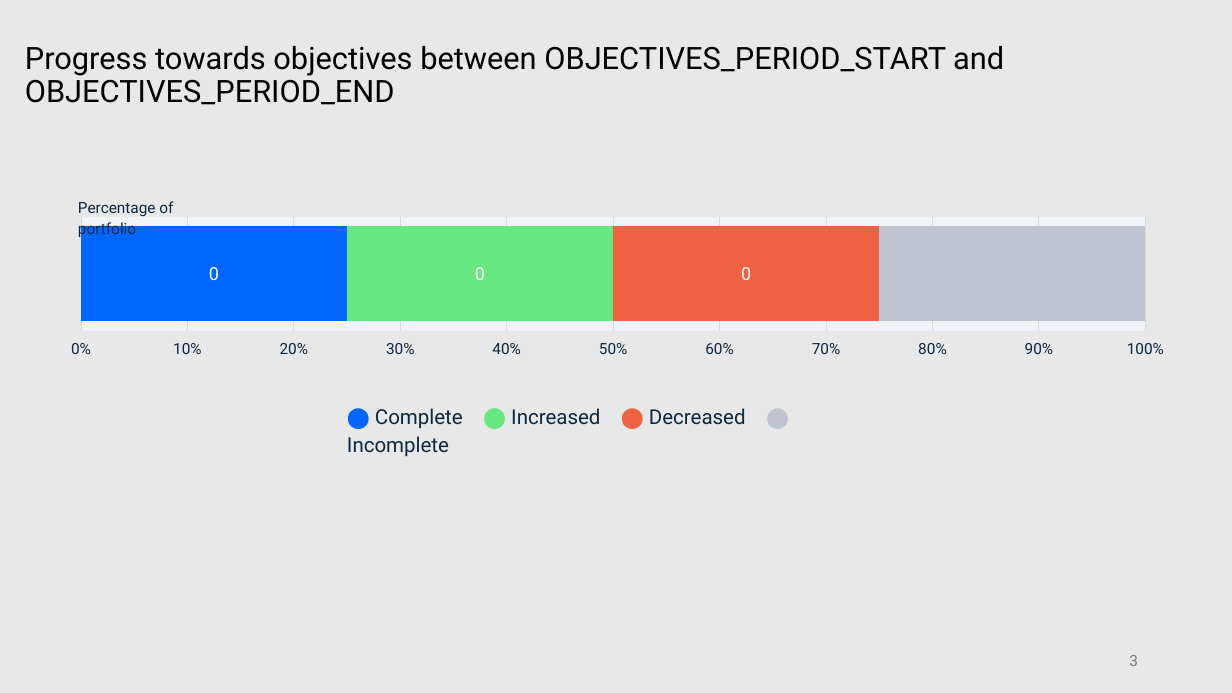
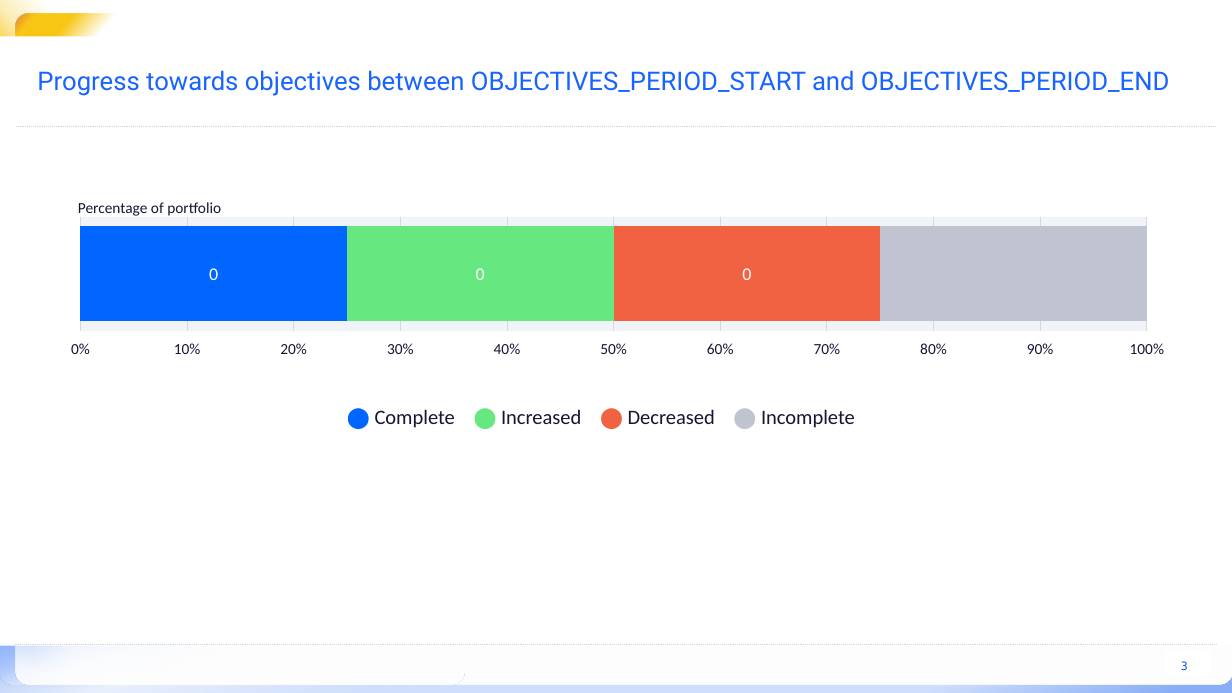
Before and after one commit to mardibiase/sigrid-integrations, a slide deck: slide 3 of report-generator/src/report_generator/presets/templates/portfolio-overview.pptx. Drawn at 1232x693 pixels with LibreOffice and Linux fonts; fonts in the diff are those of the drawing; background and template pictures are left out. Boxes give left, top, right and bottom in pixels: in the first picture for what was removed or moved away, otherwise in the second. Text is boxed around its words. In the diff, an @@ line names an element or a change of style, - is before the commit and + after.

```diff
--- a/report-generator/src/report_generator/presets/templates/portfolio-overview.pptx
+++ b/report-generator/src/report_generator/presets/templates/portfolio-overview.pptx
@@ background #E8E8E8 to #FFFFFF @@
@@ rectangle added at (0,0,140,43), fill gradient #F8C716 @@
@@ rounded rectangle added at (16,13,128,52), fill gradient #E88C36 to #F8C716 @@
@@ rectangle added at (0,36,287,67), fill #FFFFFF @@
@@ title "Progress towards objectives between OBJECTIVES_PERIOD_START ...": place and size @@
-title "Progress towards objectives between OBJECTIVES_PERIOD_START ..." at (25,46,1004,105)
+title "Progress towards objectives between OBJECTIVES_PERIOD_START ..." at (37,70,1170,96)
@@ title "Progress towards objectives between OBJECTIVES_PERIOD_START ..." at (37,70,1170,96): size 24 to 20 pt, text colour #000000 to #1864FF; line spacing 0.9 to 1 @@
@@ line added from (1216, 127) to (16, 127), #D3D3D3 0.75 pt dashed @@
@@ text "Percentage of portfolio" at (78,202,221,216): font Roboto to Calibri, text colour #0E2841 to #151632 @@
@@ bar stacked 100% chart at (48,213,1187,360) @@
@@ data labels of Series 1 changed @@
@@ data labels of Series 2 changed @@
@@ data labels of Series 3 changed @@
@@ value axis changed @@
@@ lettering changed @@
@@ text "⬤ Complete ⬤ Increased ⬤ ..." at (375,409,855,428): font Roboto to Calibri, text colour #0E2841 to #151632 @@
@@ rectangle added at (0,486,1232,646), fill #FFFFFF @@
@@ rectangle added at (0,640,1232,693), fill gradient #B8CEF9 to #E7EFFD to #CFDEFB to #88ADF5 @@
@@ rounded rectangle added at (0,631,1232,685), fill gradient #74A2FF to #E7EFFD to #FFFFFF @@
@@ line added from (15, 645) to (1218, 645), #D3D3D3 0.75 pt dashed @@
@@ rounded rectangle added at (16,632,448,685), fill gradient #FFFFFF @@
@@ rounded rectangle added at (32,632,465,685), fill gradient #FFFFFF @@
@@ page number: place and size @@
-page number at (1129,655,1138,666)
+page number at (1181,661,1188,670)
@@ page number at (1181,661,1188,670): size 12 to 9 pt, font Roboto to DejaVu Sans Mono, text colour #797979 to #0B54E6, letter spacing 0 to 0.1 pt; alignment right to centre @@
@@ rectangle added at (1166,650,1212,677), fill #FFFFFF @@
```
Also in this commit, not shown: 29 other slides changed, 7 slides added, 4 slides removed, 1 other file.
